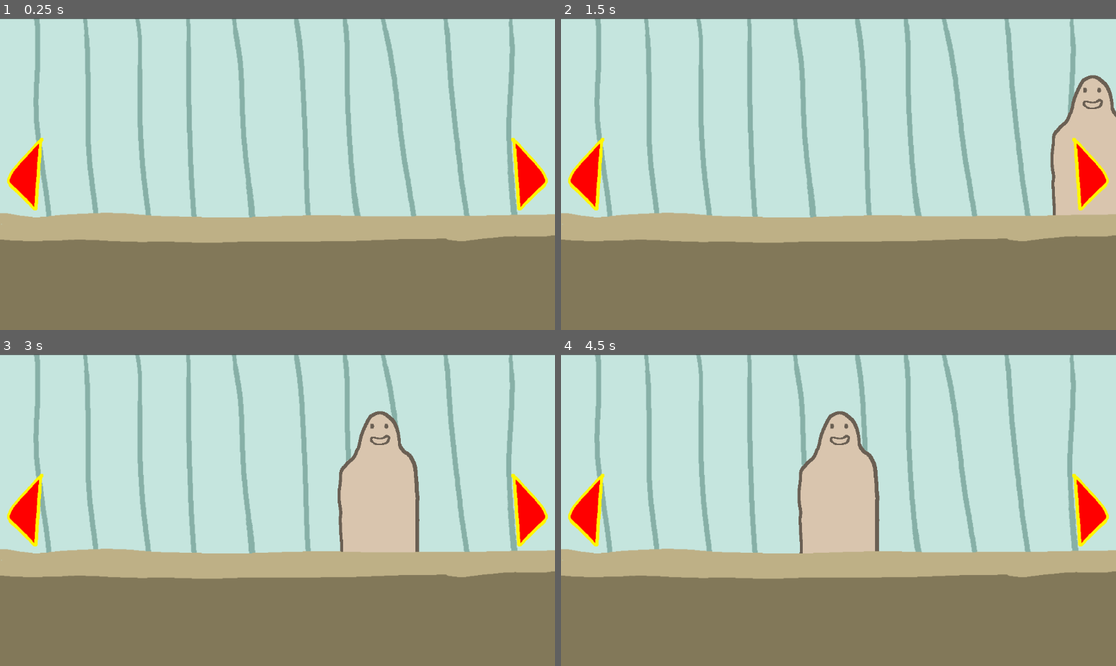
Above: before the commit, frames 1-4 (two rows, left to right).
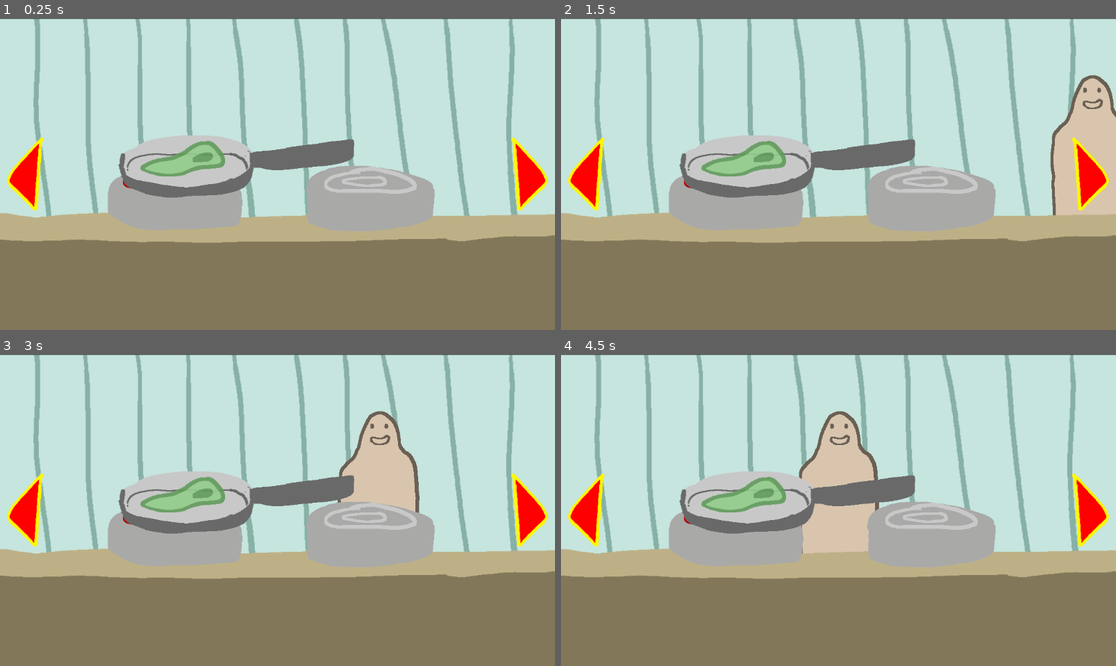
Above: after the commit, the same moments.

Repository: Atticus-Atticus/Monster-Menu
Game: Godot game, scene res://Scenes/Levels/Restaurant Scene.tscn
Two runs of this game, one before a commit and one after it. Both use one fixed random seed, a clock stepped at 60 frames per second and the inputs below.
Inputs (mouse positions are in pixels of both pictures, inside the frame that each line leads up to):
- Up to frame 1 (0.25 s): no input
- Up to frame 2 (1.5 s): click (588, 174) at 0.5 s; click (1088, 174) at 1.25 s
- Up to frame 3 (3 s): click (27, 510) at 2 s; click (527, 510) at 2.75 s
- Up to frame 4 (4.5 s): click (588, 510) at 3.5 s; click (1088, 510) at 4.25 s

The runs differ from the first frame. In frame 1, 12% of the frame differs, in the area x 19-79%, y 37-69%; in frame 2, 12%; in frame 3, 12%; in frame 4, 12%.

Commit message:
5/3/26
- started stuff. fridge spriteswapping
- exploring new npc spawning

Diff:
--- a/Scenes/Levels/Restaurant Scene.tscn
+++ b/Scenes/Levels/Restaurant Scene.tscn
@@ -2,6 +2,7 @@
 
 [ext_resource type="Texture2D" uid="uid://bbg136wlui53i" path="res://Assets/Temp Assets/Counter.png" id="1_6o2kf"]
 [ext_resource type="Texture2D" uid="uid://btoswl80m0rs7" path="res://Assets/Temp Assets/Background.png" id="1_27fwp"]
+[ext_resource type="Script" uid="uid://b3cgi7x8lbftc" path="res://Scripts/Restaurant/restaurant_scene.gd" id="1_ex7vx"]
 [ext_resource type="PackedScene" uid="uid://w3eucis2p24f" path="res://Scenes/Restaurant specific/npc_spawner.tscn" id="4_251mm"]
 [ext_resource type="Texture2D" uid="uid://b0gs3y2ltic15" path="res://Assets/Temp Assets/Slime.png" id="5_c8ibj"]
 [ext_resource type="PackedScene" uid="uid://b8egbrqblo66b" path="res://Scenes/Restaurant specific/test.tscn" id="5_mufko"]
@@ -9,6 +10,7 @@
 [ext_resource type="Texture2D" uid="uid://eahgcnmumbmy" path="res://Assets/Temp Assets/Pan.png" id="6_ex7vx"]
 
 [node name="Restaurant" type="Node2D" unique_id=1227212215]
+script = ExtResource("1_ex7vx")
 
 [node name="Kitchen" type="Node2D" parent="." unique_id=1996547837]
 
@@ -38,7 +40,6 @@
 position = Vector2(224, 48)
 
 [node name="Test" parent="Kitchen" unique_id=1167416085 instance=ExtResource("5_mufko")]
-visible = false
 z_index = 5
 position = Vector2(-64, 16)
 
--- a/Scripts/Restaurant/npc_spawner.gd
+++ b/Scripts/Restaurant/npc_spawner.gd
@@ -2,7 +2,7 @@
 
 #https://www.youtube.com/watch?v=Qs8oSGmhx-U <- instantiation tut :p
 #Fetches our NPC class
-var Spawn_NPC = preload("res://Scenes/Restaurant specific/npc.tscn")
+var spawnNPC = preload("res://Scenes/Restaurant specific/npc.tscn")
 
 func _ready():
 	spawn()
@@ -10,5 +10,5 @@
 #----------------------------------FUNCTIONS----------------------------------
 func spawn():
 	#Stores an instance of the NPC class in variable "obj"
-	var obj = Spawn_NPC.instantiate()
+	var obj = spawnNPC.instantiate()
 	add_child(obj)
--- /dev/null
+++ b/Scripts/Restaurant/restaurant_scene.gd
@@ -0,0 +1,9 @@
+extends Node2D
+
+@export var npcScene: PackedScene
+var fridge
+
+func _ready():
+	if Globals.slinkLoot == true:
+		#add spriteswap 4 the fridge here
+		pass
--- a/Scripts/globals.gd
+++ b/Scripts/globals.gd
@@ -9,3 +9,5 @@
 #Restaurant score + money. Shortened bc none of us can spell restrant.
 var resScore: int = 0
 var money: int = 0
+
+var slinkLoot = false
Not shown, added: Scripts/Restaurant/restaurant_scene.gd.uid
